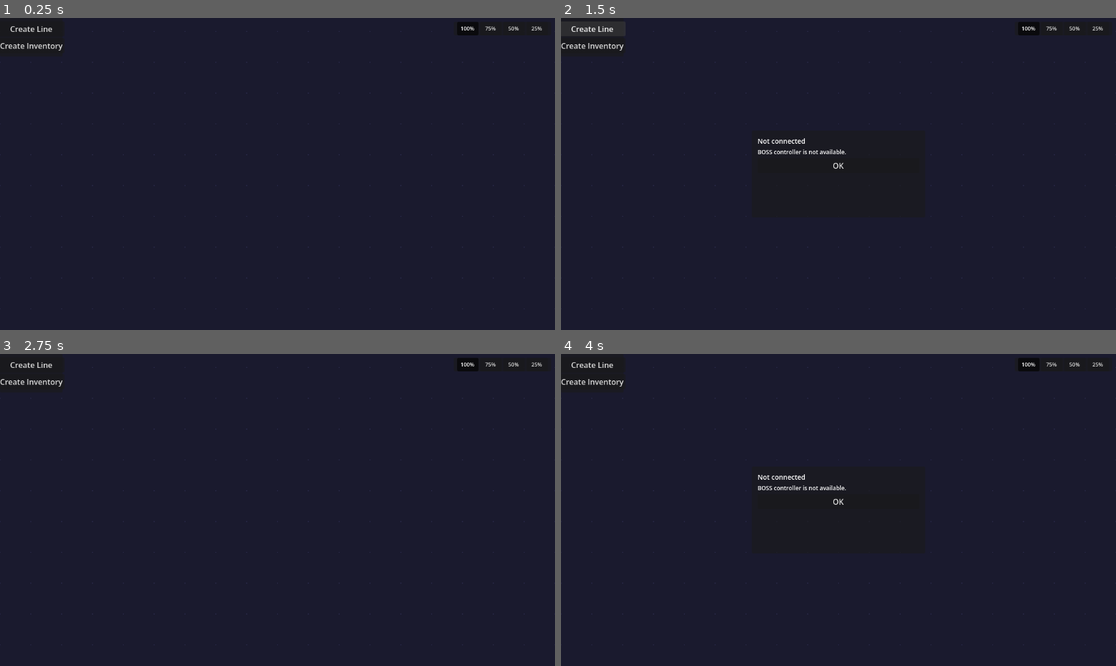
Above: before the commit, frames 1-4 (two rows, left to right).
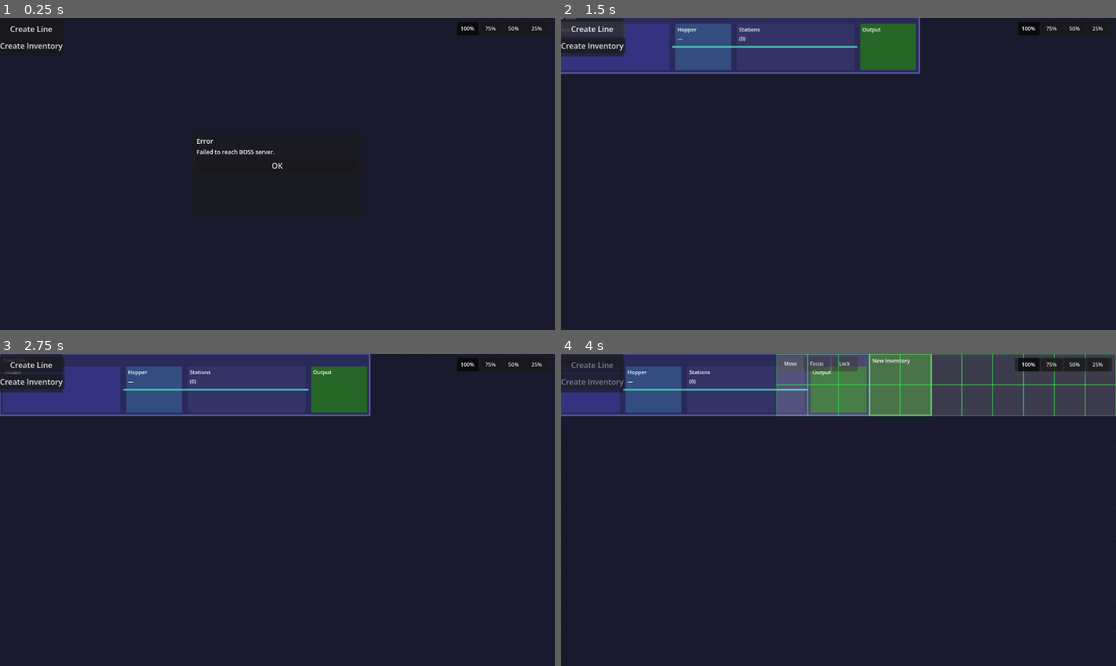
Above: after the commit, the same moments.

Repository: PeqNP/io.bithead.lean
Game: Godot game, scene res://scenes/FactoryFloor/FactoryFloor.tscn
Two runs of this game, one before a commit and one after it. Both use one fixed random seed, a clock stepped at 60 frames per second and the inputs below.
Inputs (mouse positions are in pixels of both pictures, inside the frame that each line leads up to):
- Up to frame 1 (0.25 s): no input
- Up to frame 2 (1.5 s): click (838, 164) at 0.5 s, where only the run after the commit has a clickable "OK"; click "Create Line" at 1.25 s
- Up to frame 3 (2.75 s): click (277, 500) at 2 s, where only the run before the commit has a clickable "OK"
- Up to frame 4 (4 s): click "Create Inventory" at 2.75 s; click (794, 363) at 3.5 s, where only the run after the commit has a clickable "Move"

The runs differ from the first frame. In frame 1, 0.2% of the frame differs, in the area x 35-62%, y 38-64%; in frame 2, 11%; in frame 3, 12%; in frame 4, 19%, in the area x 0-100%, y 0-99%.

Commit message:
- Abstracted messaging to BOSS client so that the app can be tested without the client

Diff:
--- a/godot/scenes/FactoryFloor/FactoryFloor.gd
+++ b/godot/scenes/FactoryFloor/FactoryFloor.gd
@@ -36,15 +36,16 @@
 # Grid manager — owns tile occupation state.
 var grid: GridManager = GridManager.new()
 
-# BOSS JS bridge references.
-var _delegate: JavaScriptObject
-var _send_callback: JavaScriptObject
+# BOSS delegate — WebBOSSDelegate in browser, DummyBOSSDelegate in editor.
+var _boss: BOSSDelegate
 
 @onready var _camera:      Camera2D    = $Camera2D
 @onready var _error_modal: CanvasLayer  = $ErrorModal/ErrorModal
 @onready var _bg:          Node2D      = $Background
 @onready var _panel:       CanvasLayer = $OperationPanel
 
+func is_web() -> bool:
+	return OS.has_feature("web") and Engine.has_singleton("JavaScriptBridge")
 
 func _ready() -> void:
 	BOSSBridge.snapshot_updated.connect(_on_snapshot_updated)
@@ -65,32 +66,21 @@
 	add_child(_zoom_slider)
 	_zoom_slider.zoom_changed.connect(_on_zoom_slider_changed)
 
-	if Engine.has_singleton("JavaScriptBridge"):
-		var window := JavaScriptBridge.get_interface("window")
-		if window and window.boss:
-			_delegate = window.boss
-			_send_callback = JavaScriptBridge.create_callback(_on_boss_send)
-			_delegate.send = _send_callback
-			_delegate.ready()
-		else:
-			push_warning("FactoryFloor: window.boss not set — running outside BOSS?")
-
-
-# ---------------------------------------------------------------------------
-# BOSS bridge
-# ---------------------------------------------------------------------------
-
-func _on_boss_send(args: Array) -> void:
-	if args.is_empty():
-		return
-	var cmd: JavaScriptObject = args[0]
-	var c_name: String = str(cmd["name"])
+	if is_web():
+		_boss = WebBOSSDelegate.new()
+	else:
+		_boss = DummyBOSSDelegate.new()
+	_boss.ready(_on_boss_command)
+
+
+# ---------------------------------------------------------------------------
+# BOSS delegate command handler
+# ---------------------------------------------------------------------------
+
+func _on_boss_command(c_name: String, data: Dictionary) -> void:
 	match c_name:
 		"configure":
-			var data: JavaScriptObject = cmd["data"]
-			var factory_id: int = int(str(data["factoryId"]))
-			var base_url: String = str(data["baseUrl"])
-			BOSSBridge.configure(factory_id, base_url)
+			BOSSBridge.configure(data.get("factoryId", 0), data.get("baseUrl", ""))
 		_:
 			push_warning("FactoryFloor: unknown BOSS command '%s'" % c_name)
 
@@ -161,39 +151,24 @@
 # ---------------------------------------------------------------------------
 
 func _on_create_line() -> void:
-	if not _delegate:
-		_error_modal.show_error("Not connected", "BOSS controller is not available.")
-		return
 	# Tell BOSS to open the CreateFactoryModel window for a new line.
-	_send_open_window("CreateFactoryModel", ["line", BOSSBridge.factory_id])
+	_boss.receive("open-window", {
+		"controller": "CreateFactoryModel",
+		"parameters": ["line", BOSSBridge.factory_id],
+	})
 	# Temporarily add a placeholder line to the floor while BOSS processes the request.
 	# This will be replaced when the snapshot is next updated.
 	_add_placeholder_line()
 
 
 func _on_create_inventory() -> void:
-	if not _delegate:
-		_error_modal.show_error("Not connected", "BOSS controller is not available.")
-		return
 	# Tell BOSS to open the CreateFactoryModel window for a new inventory.
-	_send_open_window("CreateFactoryModel", ["inventory", BOSSBridge.factory_id])
+	_boss.receive("open-window", {
+		"controller": "CreateFactoryModel",
+		"parameters": ["inventory", BOSSBridge.factory_id],
+	})
 	# Temporarily add a placeholder inventory to the floor.
 	_add_placeholder_inventory()
-
-
-## Send an open-window event to the BOSS GodotController.
-## BOSS will load the named controller and pass parameters to its configure().
-func _send_open_window(controller_name: String, parameters: Array) -> void:
-	var params_obj: JavaScriptObject = JavaScriptBridge.create_object("Array")
-	for i in parameters.size():
-		params_obj[str(i)] = parameters[i]
-	var data_obj: JavaScriptObject = JavaScriptBridge.create_object("Object")
-	data_obj["controller"] = controller_name
-	data_obj["parameters"] = params_obj
-	var ev: JavaScriptObject = JavaScriptBridge.create_object("Object")
-	ev["name"] = "open-window"
-	ev["data"] = data_obj
-	_delegate.receive(ev)
 
 
 ## Add a temporary placeholder Line at the first available grid position.
--- /dev/null
+++ b/godot/scripts/BOSSDelegate.gd
@@ -0,0 +1,33 @@
+## Copyright © 2026 Bithead LLC. All rights reserved.
+
+## BOSSDelegate — protocol (base class) for BOSS ↔ Godot communication.
+##
+## Two implementations exist:
+##   WebBOSSDelegate  — production; uses JavaScriptBridge to talk to the BOSS JS layer.
+##   DummyBOSSDelegate — local/editor testing; no browser required.
+##
+## FactoryFloor.gd holds a `_boss: BOSSDelegate` and calls only these two methods.
+## No JavaScriptBridge or JavaScriptObject types appear anywhere outside WebBOSSDelegate.
+
+class_name BOSSDelegate
+
+
+## Initialize the delegate.
+##
+## `on_command` will be called by the delegate whenever BOSS sends a command into
+## Godot. Signature: func(name: String, data: Dictionary) -> void
+##
+## Implementations must call `on_command` exactly as described:
+##   name — the command identifier (e.g. "configure")
+##   data — plain GDScript Dictionary with typed values (ints are ints, not strings)
+func ready(on_command: Callable) -> void:
+	pass
+
+
+## Send an event from Godot to BOSS.
+##
+## `event_name` — e.g. "open-window"
+## `data`       — plain GDScript Dictionary; Arrays and scalar values only.
+##                Nested Dictionaries are not supported.
+func receive(event_name: String, data: Dictionary) -> void:
+	pass
--- /dev/null
+++ b/godot/scripts/DummyBOSSDelegate.gd
@@ -0,0 +1,25 @@
+## Copyright © 2026 Bithead LLC. All rights reserved.
+
+## DummyBOSSDelegate — local/editor testing without a browser or BOSS instance.
+##
+## ready() immediately fires the "configure" command with hardcoded values so
+## BOSSBridge starts polling a local server.
+##
+## receive() prints the event to the console and does nothing else.
+
+class_name DummyBOSSDelegate extends BOSSDelegate
+
+const DUMMY_FACTORY_ID := 1
+const DUMMY_BASE_URL   := "http://127.0.0.1:8081"
+
+
+func ready(on_command: Callable) -> void:
+	print("DummyBOSSDelegate: simulating BOSS configure command")
+	on_command.call("configure", {
+		"factoryId": DUMMY_FACTORY_ID,
+		"baseUrl":   DUMMY_BASE_URL,
+	})
+
+
+func receive(event_name: String, data: Dictionary) -> void:
+	print("DummyBOSSDelegate.receive: %s %s" % [event_name, str(data)])
--- /dev/null
+++ b/godot/scripts/WebBOSSDelegate.gd
@@ -0,0 +1,74 @@
+## Copyright © 2026 Bithead LLC. All rights reserved.
+
+## WebBOSSDelegate — production BOSS ↔ Godot bridge via JavaScriptBridge.
+##
+## All JavaScriptBridge and JavaScriptObject usage is confined to this file.
+## FactoryFloor.gd passes and receives plain GDScript types only.
+
+class_name WebBOSSDelegate extends BOSSDelegate
+
+var _js_delegate: JavaScriptObject
+var _js_send_callback: JavaScriptObject
+var _on_command: Callable
+
+
+## Wire window.boss and signal readiness to BOSS.
+func ready(on_command: Callable) -> void:
+	_on_command = on_command
+	var window := JavaScriptBridge.get_interface("window")
+	if not (window and window.boss):
+		push_warning("WebBOSSDelegate: window.boss not available")
+		return
+	_js_delegate = window.boss
+	_js_send_callback = JavaScriptBridge.create_callback(_on_js_send)
+	_js_delegate.send = _js_send_callback
+	_js_delegate.ready()
+
+
+## Send an event from Godot to BOSS. Converts GDScript types to JavaScriptObjects.
+##
+## Array values in `data` are converted to JS Arrays (keys are string indices per
+## the JavaScriptBridge limitation). All other values are set directly.
+func receive(event_name: String, data: Dictionary) -> void:
+	if not _js_delegate:
+		push_warning("WebBOSSDelegate.receive: bridge not connected")
+		return
+	var data_obj: JavaScriptObject = JavaScriptBridge.create_object("Object")
+	for key in data:
+		var value = data[key]
+		if value is Array:
+			var arr: JavaScriptObject = JavaScriptBridge.create_object("Array")
+			for i in value.size():
+				arr[str(i)] = value[i]
+			data_obj[str(key)] = arr
+		else:
+			data_obj[str(key)] = value
+	var ev: JavaScriptObject = JavaScriptBridge.create_object("Object")
+	ev["name"] = event_name
+	ev["data"] = data_obj
+	_js_delegate.receive(ev)
+
+
+## Called by BOSS JS via the registered send callback.
+## Converts the JavaScriptObject command into GDScript types and calls _on_command.
+func _on_js_send(args: Array) -> void:
+	if args.is_empty():
+		return
+	var cmd: JavaScriptObject = args[0]
+	var c_name: String = str(cmd["name"])
+	var js_data: JavaScriptObject = cmd["data"]
+	var data := _convert_command_data(c_name, js_data)
+	_on_command.call(c_name, data)
+
+
+## Convert the JS data object for a known command into a plain GDScript Dictionary.
+## JS values arrive as strings; this function casts them to their intended types.
+func _convert_command_data(c_name: String, js_data: JavaScriptObject) -> Dictionary:
+	match c_name:
+		"configure":
+			return {
+				"factoryId": int(str(js_data["factoryId"])),
+				"baseUrl":   str(js_data["baseUrl"]),
+			}
+	push_warning("WebBOSSDelegate: unknown command '%s' — data not converted" % c_name)
+	return {}
Not shown, added: godot/scripts/BOSSDelegate.gd.uid
Not shown, added: godot/scripts/DummyBOSSDelegate.gd.uid
Not shown, added: godot/scripts/WebBOSSDelegate.gd.uid
Not shown, changed: docs/Implementation.md
